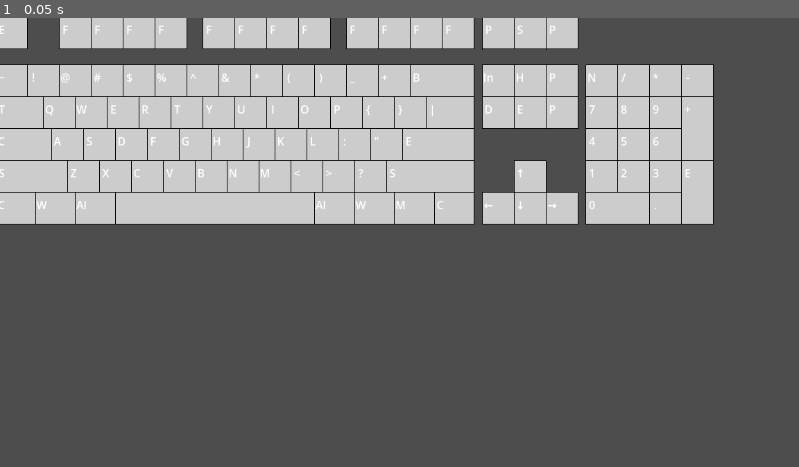
Above: before the commit, frame 1.
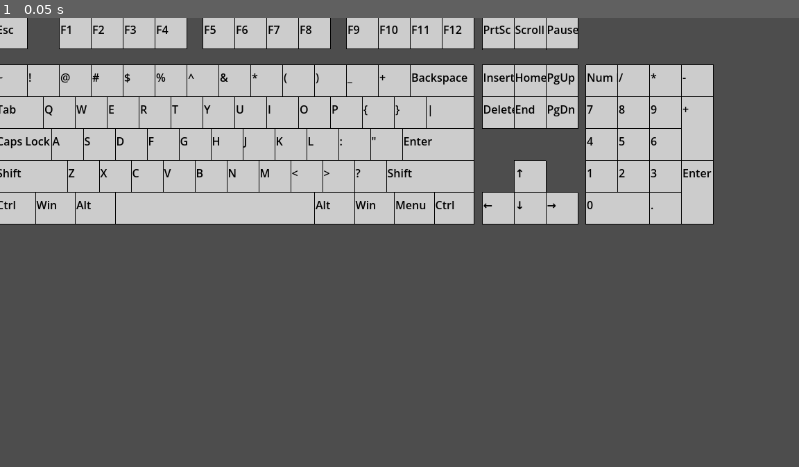
Above: after the commit, the same moment.

Repository: imjp94/gd-input-visualizer
Game: Godot game, scene res://KeyboardLayoutVisualizer.tscn
Same seed, same stepped clock (60 frames per second), same inputs: the game is played once before the commit and once after it.
Inputs:
- Up to frame 1 (0.05 s): no input

The runs differ from the first frame. In frame 1, 2.0% of the frame differs, in the area x 0-90%, y 1-43%.

Commit message:
Fix text color

Diff:
--- a/script/KeyboardLayoutVisualizer.gd
+++ b/script/KeyboardLayoutVisualizer.gd
@@ -28,9 +28,7 @@
 			# TODO: set font size
 			if typeof(label) == TYPE_STRING:
 				# TODO: Wrap/clip string in key_rect
-				print(key.textColor)
-				#draw_string(font, label_pos, label, HORIZONTAL_ALIGNMENT_CENTER, 16, (key.textColor[i] if key.textColor else key.default.textColor))
-				draw_string(font, label_pos, label, HORIZONTAL_ALIGNMENT_CENTER, 16)
+				draw_string(font, label_pos, label, HORIZONTAL_ALIGNMENT_CENTER, -1, 16, Color(key.textColor[i] if key.textColor else key.default.textColor) )
 			break # TODO: Handle more than 1 label
 		rect = rect.merge(key_rect)
 	size = rect.size
